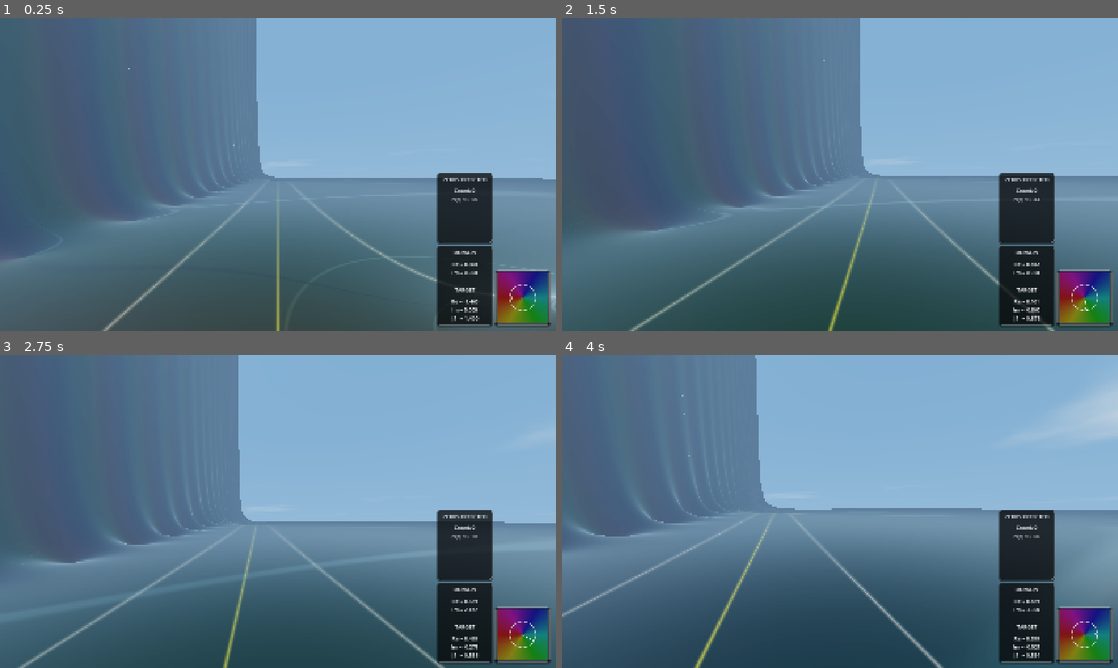
Above: before the commit, frames 1-4 (two rows, left to right).
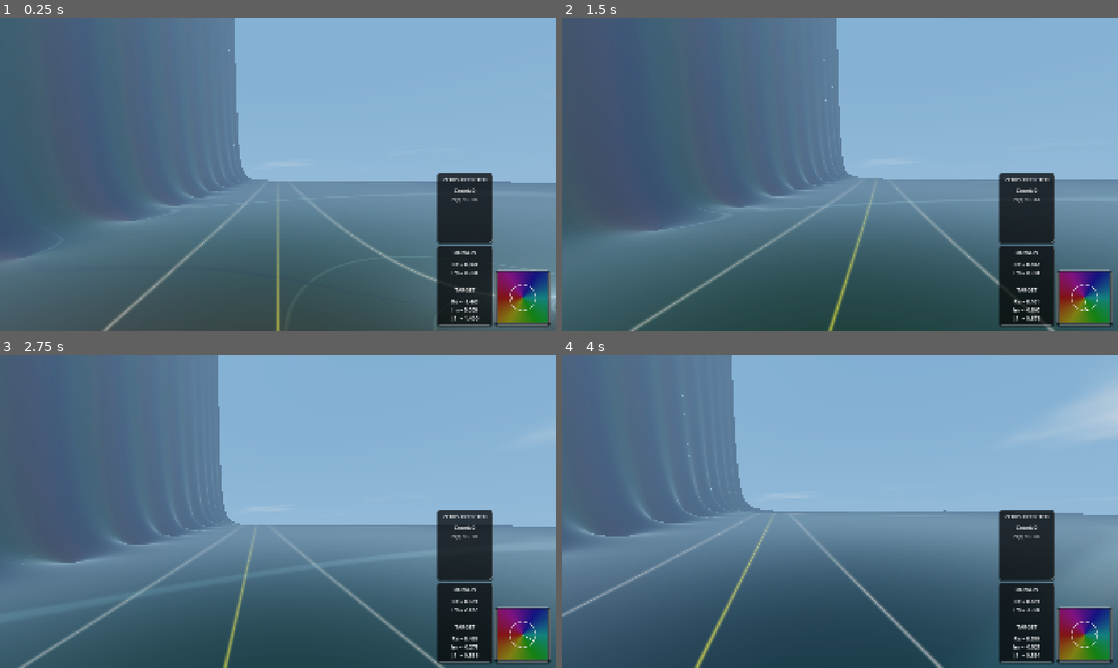
Above: after the commit, the same moments.

Repository: allanino/complex-functions-explorer
Game: Godot game, scene res://core/main.tscn
Two runs of this game, one before a commit and one after it. Both use one fixed random seed, a clock stepped at 60 frames per second and the inputs below.
Inputs (mouse positions are in pixels of both pictures, inside the frame that each line leads up to):
- Up to frame 1 (0.25 s): no input
- Up to frame 2 (1.5 s): tap Enter at 0.5 s; move the mouse to (867, 174) at 0.52 s; hold W (move_forward) from 0.53 s (still down); tap G at 0.6 s; click (867, 174) at 0.67 s; tap Space at 0.77 s; move the mouse to (812, 174) at 1.27 s; tap N at 1.35 s
- Up to frame 3 (2.75 s): keep holding W (move_forward); tap Space at 1.52 s; move the mouse to (289, 505) at 2.02 s; tap C at 2.1 s
- Up to frame 4 (4 s): keep holding W (move_forward); move the mouse to (834, 517) at 2.77 s; tap Z at 2.85 s; click (834, 517) at 2.92 s; tap Space at 3.02, 3.77 s; move the mouse to (878, 514) at 3.52 s; tap R at 3.6 s

The runs differ from the first frame. In frame 1, 2.4% of the frame differs, in the area x 23-100%, y 0-53%; in frame 2, 2.4%; in frame 3, 2.3%; in frame 4, 2.6%, in the area x 22-100%, y 0-52%.

Commit message:
refactor: reduce chunk size and increase terrain LOD depth by extending subdivision arrays and logic

Diff:
--- a/terrain/terrain.gd
+++ b/terrain/terrain.gd
@@ -3,7 +3,7 @@
 @export var terrain_chunk_scene: PackedScene = preload("res://terrain/terrain_chunk.tscn")
 @export var terrain_material: ShaderMaterial
 @export var player: Node3D
-@export var chunk_size: float = 32.0
+@export var chunk_size: float = 16.0
 
 var chunks = {}
 var chunk_leeway = 0.01
@@ -91,11 +91,11 @@
 func _update_lod_subs():
 	match Config.terrain_detail:
 		0: # High
-			LOD_SUBS = [255, 255, 127, 127, 127]
+			LOD_SUBS = [255, 255, 127, 127, 127, 63, 31]
 		1: # Medium
-			LOD_SUBS = [127, 63, 31, 15, 7]
+			LOD_SUBS = [127, 63, 31, 15, 7, 3, 1]
 		2: # Low
-			LOD_SUBS = [63, 31, 15, 7, 3]
+			LOD_SUBS = [63, 31, 15, 7, 3, 1, 1]
 
 func _get_lod_level(coord: Vector2i, player_coord: Vector2i) -> int:
 	var dx = abs(coord.x - player_coord.x)
@@ -106,12 +106,16 @@
 		return 0
 	elif dist <= 4:
 		return 1
-	elif dist <= 6:
+	elif dist <= 8:
 		return 2
-	elif dist <= 8:
+	elif dist <= 16:
 		return 3
+	elif dist <= 24:
+		return 4
+	elif dist <= 48:
+		return 5
 	else:
-		return 4
+		return 6
 
 func _create_lod_mesh(size: float, subdivisions: int) -> Mesh:
 	var plane = PlaneMesh.new()
@@ -274,7 +278,7 @@
 	)
 
 	chunk.custom_aabb = AABB(
-		Vector3(-(chunk_size + chunk_leeway) * 0.5, -50, -(chunk_size + chunk_leeway) * 0.5),
+		Vector3(- (chunk_size + chunk_leeway) * 0.5, -50, - (chunk_size + chunk_leeway) * 0.5),
 		Vector3(chunk_size + chunk_leeway, 1000, chunk_size + chunk_leeway)
 	)
 
--- a/terrain/terrain.gdshader
+++ b/terrain/terrain.gdshader
@@ -14,7 +14,7 @@
 instance uniform int neighbor_lod_top = -1;
 instance uniform int neighbor_lod_bottom = -1;
 
-uniform float lod_segments[5];
+uniform float lod_segments[7];
 uniform float chunk_size;
 
 uniform float real_level_curves_highlighted[10];
